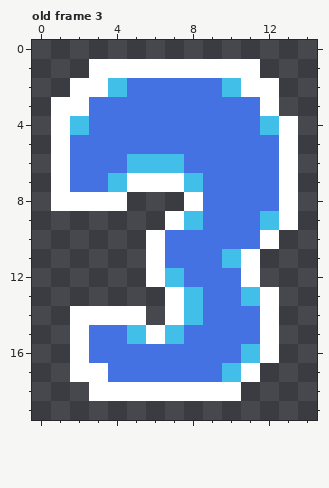
A pixel-art file gets an edit: src/renderer/src/assets/images/hud/bigNumbers.aseprite. Above, as it was before the edit.
15x20 pixels, 3 frames. Shown: old frame 3. The commit also changed other frames, which this record leaves out.
And afterwards:
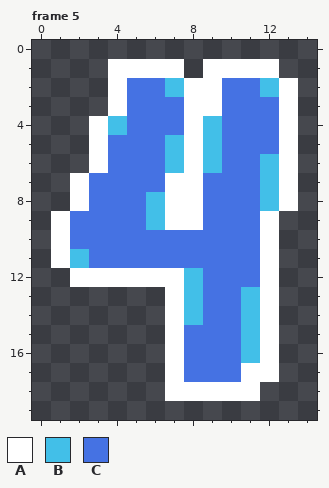
Palette (. is transparent): A #ffffff  B #42bfe8  C #4572e3
A new or re-ordered frame is compared with the old frame closest to it.
Changes in this commit:
frames 3 -> 10
Changed rows in their new state; - is an unchanged pixel.
Frame 5 is new; against old frame 3:
first column x 1:
 1 --.----.---A-
 2 -..A--BAACCBA
 3 ...A---AA--CA
 4 ..AB---AB--C-
 5 ..A---BAB----
 6 ..A-CC-AB--B-
 7 .A-CCC-A---B-
 8 .-CCCBA----B-
 9 ACCCCB-A---A.
10 ACCCCC-------
11 ABCCCC---CCA-
12 -AAAA-AB--CA-
14 -....-----B--
15 -.....A---B--
16 -.....A------
17 -.....A--C-A-
18 --....----A--
Pixel boxes of the changes (left, top, right, bottom) in both pictures:
changed: (51, 59, 298, 401)
